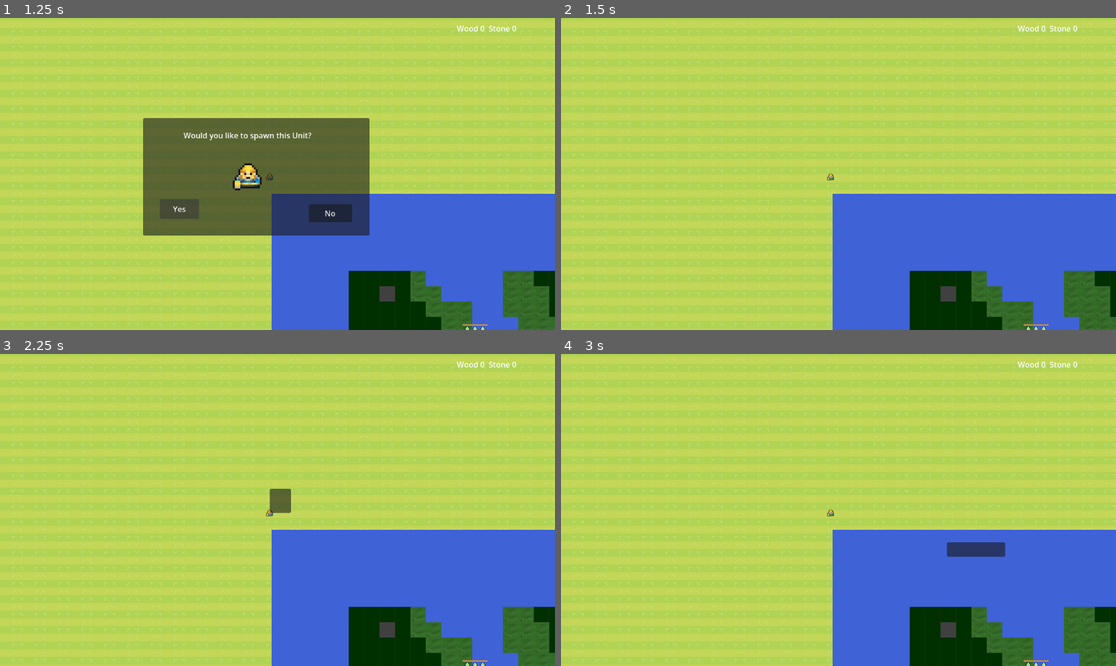
Above: before the commit, frames 1-4 (two rows, left to right).
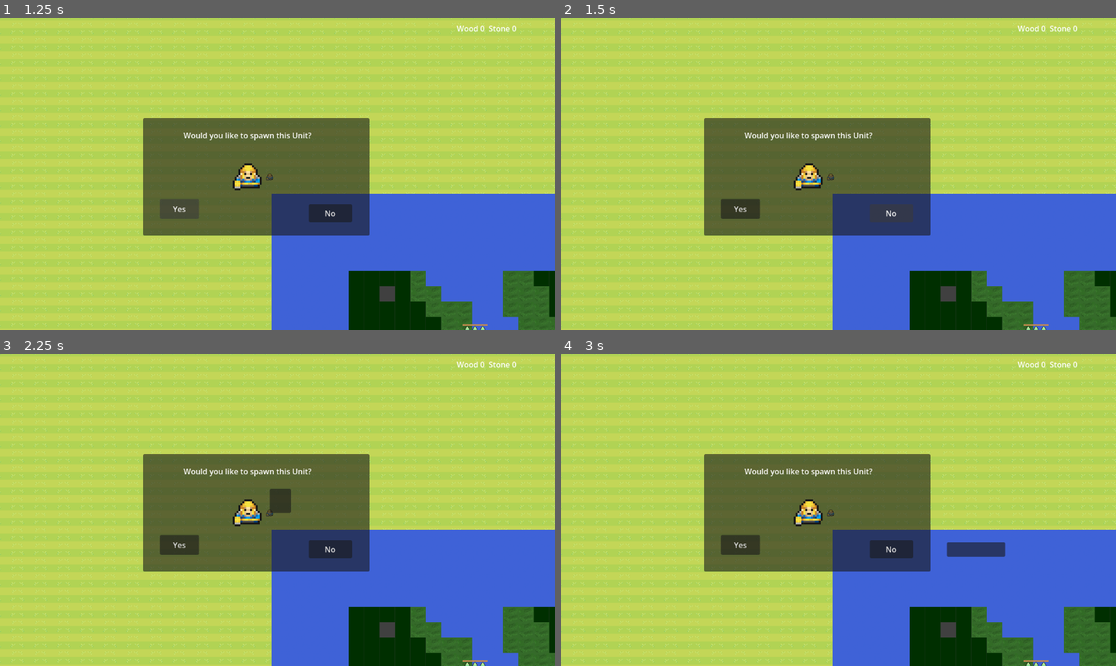
Above: after the commit, the same moments.

Repository: SEA-Stategy-Game/Core-systems
Game: Godot game, scene res://test_world.tscn
The game is run twice, just before and just after one commit, with the same random seed, the same clock (stepped at 60 frames per second) and the same inputs. This scene is started directly instead of the project's main scene.
Inputs (mouse positions are in pixels of both pictures, inside the frame that each line leads up to):
- Up to frame 1 (1.25 s): click "Yes" at 0.5 s
- Up to frame 2 (1.5 s): click "No" at 1.25 s
- Up to frame 3 (2.25 s): drag from (271, 513) to (333, 441) at 2.02 s
- Up to frame 4 (3 s): drag from (1005, 556) to (832, 513) at 2.77 s

Frame 1 is identical in both runs. In frame 2, 15% of the frame differs, in the area x 25-67%, y 32-70%; in frame 3, 15%; in frame 4, 15%.
Error in both runs: Invalid call. Nonexistent function 'set_rng' in base 'Nil'. (res://Entities/Map/MapGenerator.gd:17)

Commit message:
changed to broadcast global position of objects

Diff:
--- a/Entities/Interfaces/spawn_unit.gd
+++ b/Entities/Interfaces/spawn_unit.gd
@@ -2,6 +2,7 @@
 
 @onready var unit = preload("res://Entities/Units/unit.tscn")
 var housePos = Vector2(300,300)
+var next_unit_id = 1
 
 func _on_yes_pressed() -> void:
 	var rng = RandomNumberGenerator.new()
@@ -12,6 +13,8 @@
 	var unitPath = get_tree().get_root().get_node("World/Units")
 	var worldPath = get_tree().get_root().get_node("World")
 	var unit1 = unit.instantiate()
+	unit1.entity_id = next_unit_id
+	next_unit_id += 1
 
 	unit1.position = housePos + Vector2(randomPosX, randomPosY)
 	unitPath.add_child(unit1)
@@ -20,6 +23,6 @@
 func _on_no_pressed() -> void:
 	var housePath = get_tree().get_root().get_node("World/NavigationRegion2D/TileMapLayer/Houses")
 	for i in housePath.get_child_count():
-		if housePath.get_child(i).Selected == true:
-			housePath.get_child(i).Selected = false
+		if housePath.get_child(i).selected == true:
+			housePath.get_child(i).selected = false
 	queue_free()
--- a/Entities/Units/unit.tscn
+++ b/Entities/Units/unit.tscn
@@ -101,8 +101,8 @@
 shape = SubResource("CircleShape2D_owuc0")
 
 [node name="NavigationAgent2D" type="NavigationAgent2D" parent="." unique_id=1564493811]
-path_desired_distance = 10.0
-target_desired_distance = 0.5
+path_desired_distance = 0.5
+target_desired_distance = 1.0
 neighbor_distance = 40.0
 time_horizon_agents = 0.5
 time_horizon_obstacles = 1.0
--- a/Logic/Server.gd
+++ b/Logic/Server.gd
@@ -117,7 +117,7 @@
 		"entity_id"  : entity.entity_id,
 		"max_health" : entity.max_health,
 		"player_id"  : entity.player_id,
-		"position"   : entity.position
+		"position"   : entity.global_position
 	}
 
 ## Serialises a map-tile
Not shown: 1 places in world.tscn that only renumber resources
